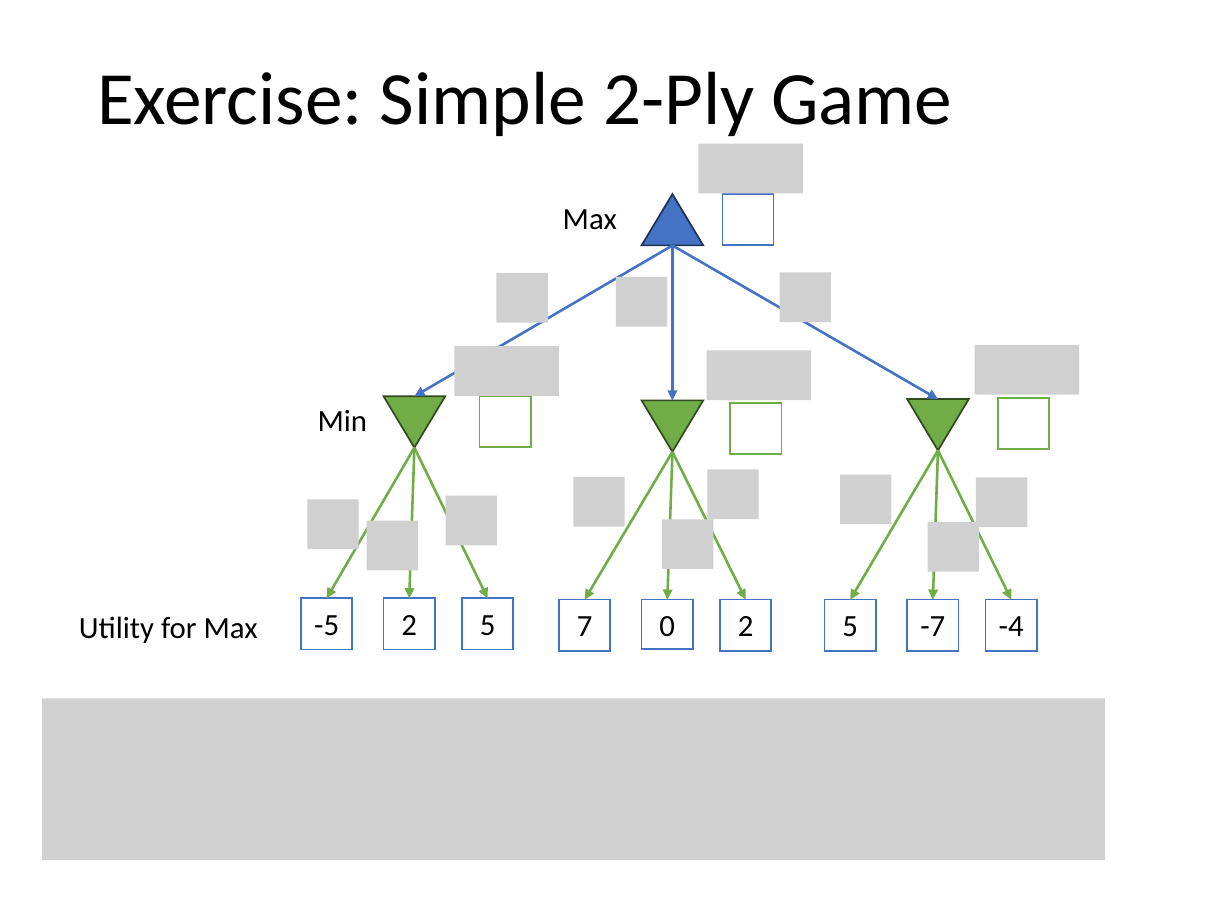
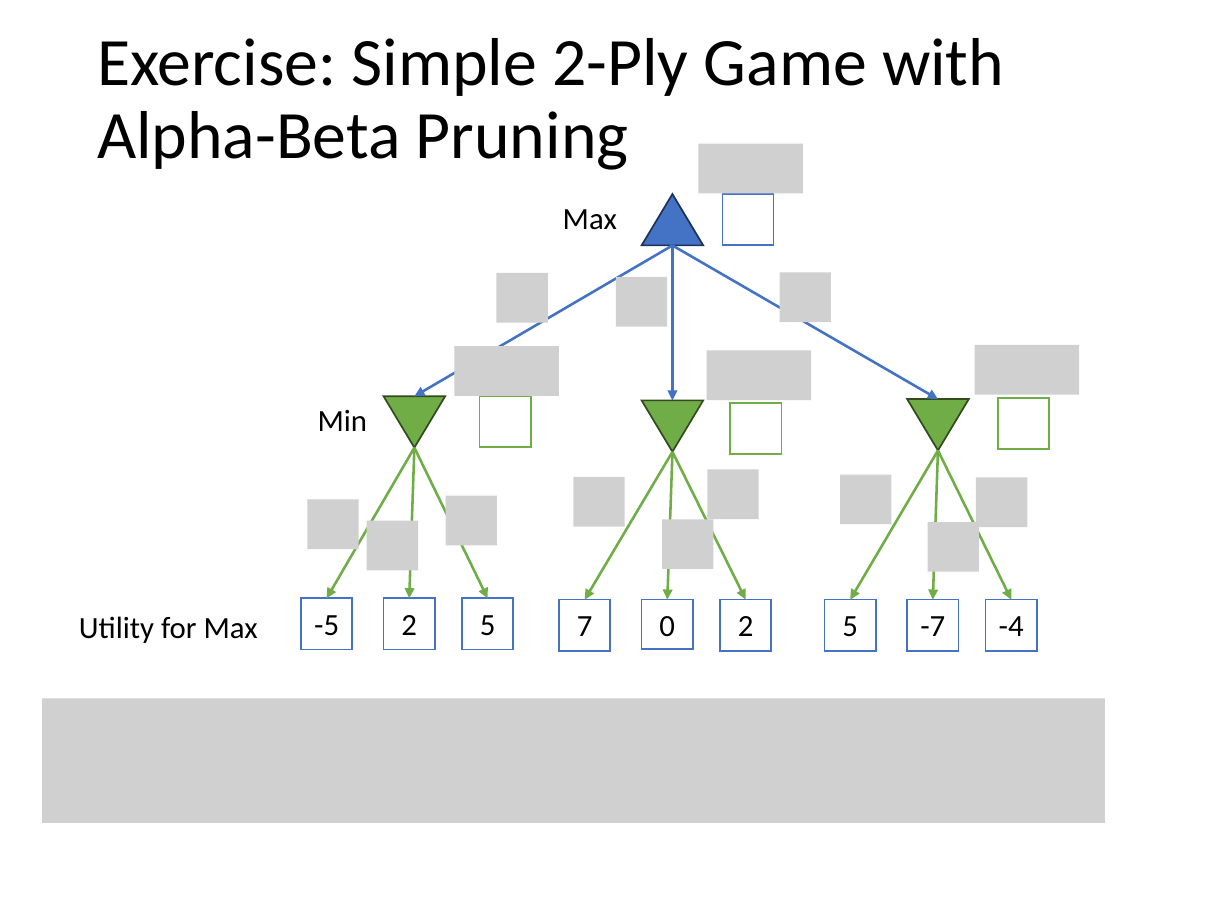
Before and after one commit to mhahsler/CS7320-AI, a slide deck: slide 24 of slides/05_games.pptx (slide 25 before the commit). Drawn at 1232x924 pixels with LibreOffice and Linux fonts; fonts in the diff are those of the drawing; grey boxes stand for pictures. Boxes give left, top, right and bottom in pixels: in the first picture for what was removed or moved away, otherwise in the second. Text is boxed around its words. In the diff, an @@ line names an element or a change of style, - is before the commit and + after.

Commit message:
added a second pruning exercise.

```diff
--- a/slides/05_games.pptx
+++ b/slides/05_games.pptx
@@ title at bbox=[97, 38, 1004, 170]: text changed; size 44 to 39.6 pt @@
-Exercise: Simple 2-Ply Game
+Exercise: Simple 2-Ply Game with Alpha-Beta Pruning
@@ picture: place and size @@
-picture at bbox=[42, 699, 1104, 860]
+picture at bbox=[42, 699, 1104, 823]
```
Also in this commit, not shown: 6 other slides changed, 1 slide added, 1 other file.
